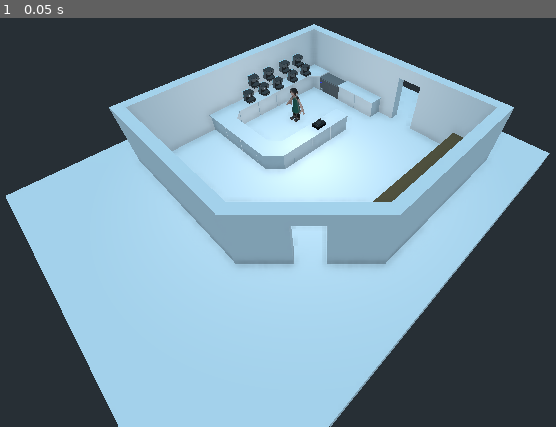
Above: before the commit, frame 1.
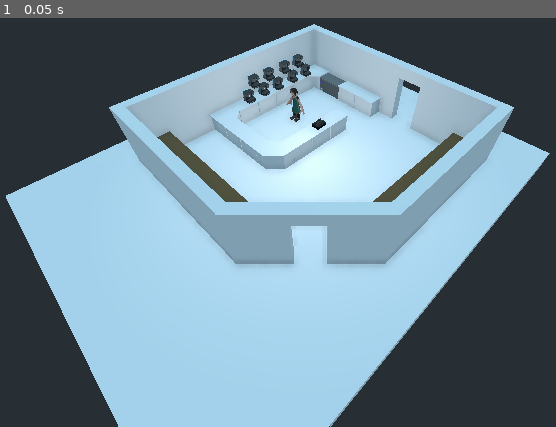
Above: after the commit, the same moment.

Repository: outfrost/ld49
Game: Godot game, scene res://level/Cafe.tscn
Same seed, same stepped clock (60 frames per second), same inputs: the game is played once before the commit and once after it. This scene is started directly instead of the project's main scene.
Inputs:
- Up to frame 1 (0.05 s): no input

The runs differ from the first frame. In frame 1, 0.6% of the frame differs, in the area x 28-45%, y 27-45%.
Error in both runs: Invalid get index 'time_elapsed' (on base: 'null instance'). (res://level/EspressoMachine.gd:75)

Commit message:
Add tables to level

Diff:
--- a/level/Cafe.tscn
+++ b/level/Cafe.tscn
@@ -412,3 +412,12 @@
 
 [node name="table_high_rect_exportprep2" parent="." instance=ExtResource( 7 )]
 transform = Transform( 1, 0, 0, 0, 1, 0, 0, 0, 1, 4.825, 0, -4.2 )
+
+[node name="table_high_rect_exportprep4" parent="." instance=ExtResource( 7 )]
+transform = Transform( -4.37114e-08, 0, 1, 0, 1, 0, -1, 0, -4.37114e-08, -2.175, 0, 4.85 )
+
+[node name="table_high_rect_exportprep5" parent="." instance=ExtResource( 7 )]
+transform = Transform( -4.37114e-08, 0, 1, 0, 1, 0, -1, 0, -4.37114e-08, 0.025, 0, 4.85 )
+
+[node name="table_high_rect_exportprep6" parent="." instance=ExtResource( 7 )]
+transform = Transform( -4.37114e-08, 0, 1, 0, 1, 0, -1, 0, -4.37114e-08, -4.375, 0, 4.85 )
